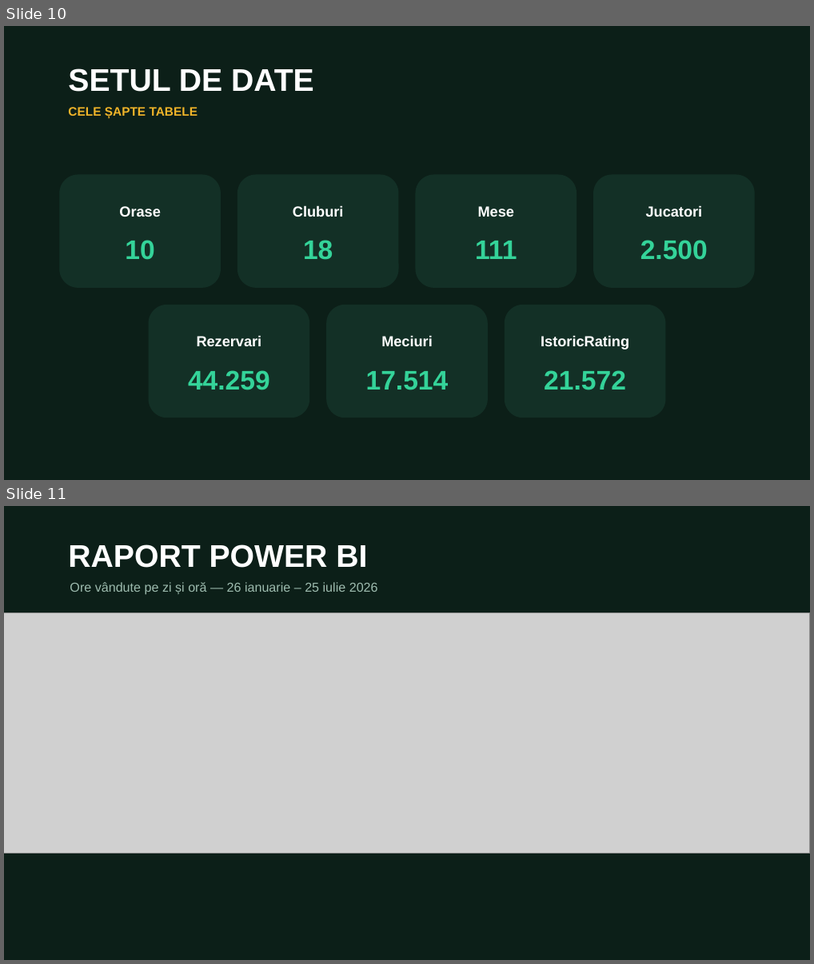
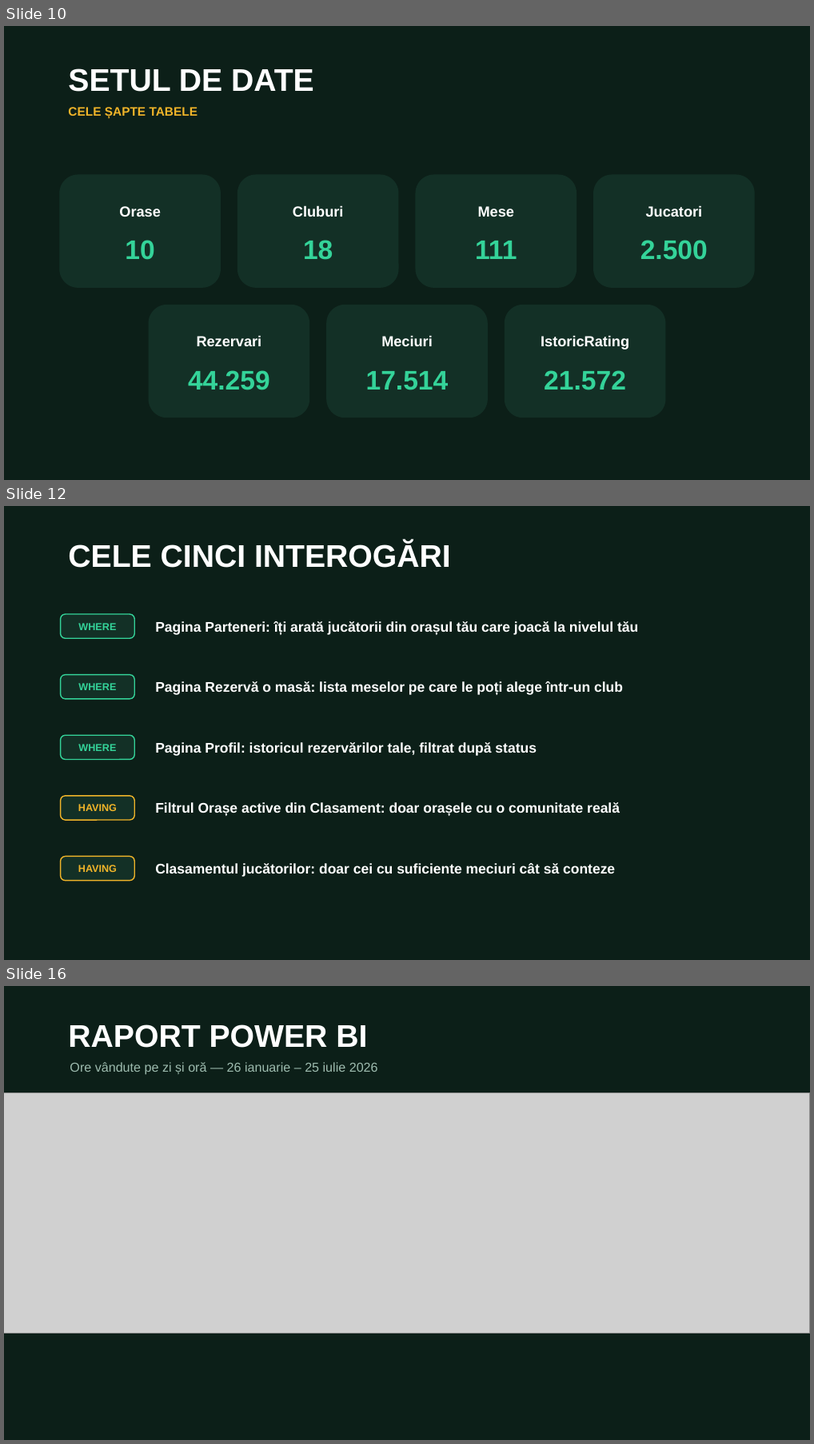
Before and after one commit to tudorgorgovan/CueUp, a slide deck: CueUp - prezentare.PPT. Shown one above the other, each under a label of ours: slides 10 and 11 before the commit, slides 10, 12 and 16 after it; the slides between them are not shown. The pictures are 814x964 and 814x1444 pixels, drawn with LibreOffice and Linux fonts; fonts in the diff are those of the drawing; grey boxes stand for pictures. Boxes give left, top, right and bottom in pixels: in the first picture for what was removed or moved away, otherwise in the second. Text is boxed around its words. In the diff, an @@ line names an element or a change of style, - is before the commit and + after.

```diff
--- a/CueUp - prezentare.PPT
+++ b/CueUp - prezentare.PPT
@@ slide 12 added at box(4, 506, 810, 960), background #0C1F18 @@
@@ text added at box(68, 542, 451, 568), 28 pt, text #FFFFFF, bold @@
+CELE CINCI INTEROGĂRI
@@ rounded rectangle added at box(61, 614, 134, 638), fill #133026, outline #34D399 1 pt @@
@@ text added at box(78, 623, 116, 630), 9 pt, text #34D399, bold @@
+WHERE
@@ text added at box(155, 621, 638, 635), 12.5 pt, text #FFFFFF, bold @@
+Pagina Parteneri: îți arată jucătorii din orașul tău care joacă la nivelul tău
@@ rounded rectangle added at box(61, 675, 134, 699), fill #133026, outline #34D399 1 pt @@
@@ text added at box(78, 683, 116, 690), 9 pt, text #34D399, bold @@
+WHERE
@@ text added at box(155, 681, 623, 695), 12.5 pt, text #FFFFFF, bold @@
+Pagina Rezervă o masă: lista meselor pe care le poți alege într-un club
@@ rounded rectangle added at box(61, 735, 134, 760), fill #133026, outline #34D399 1 pt @@
@@ text added at box(78, 744, 116, 751), 9 pt, text #34D399, bold @@
+WHERE
@@ text added at box(155, 742, 536, 756), 12.5 pt, text #FFFFFF, bold @@
+Pagina Profil: istoricul rezervărilor tale, filtrat după status
@@ rounded rectangle added at box(61, 796, 134, 820), fill #133026, outline #F0B429 1 pt @@
@@ text added at box(78, 804, 117, 811), 9 pt, text #F0B429, bold @@
+HAVING
@@ text added at box(155, 802, 620, 816), 12.5 pt, text #FFFFFF, bold @@
+Filtrul Orașe active din Clasament: doar orașele cu o comunitate reală
@@ rounded rectangle added at box(61, 856, 134, 880), fill #133026, outline #F0B429 1 pt @@
@@ text added at box(78, 864, 117, 872), 9 pt, text #F0B429, bold @@
+HAVING
@@ text added at box(155, 863, 615, 876), 12.5 pt, text #FFFFFF, bold @@
+Clasamentul jucătorilor: doar cei cu suficiente meciuri cât să conteze
@@ what was slide 11 is now slide 16 @@
```
Also in this commit, not shown: 7 slides changed, 4 other slides added.
